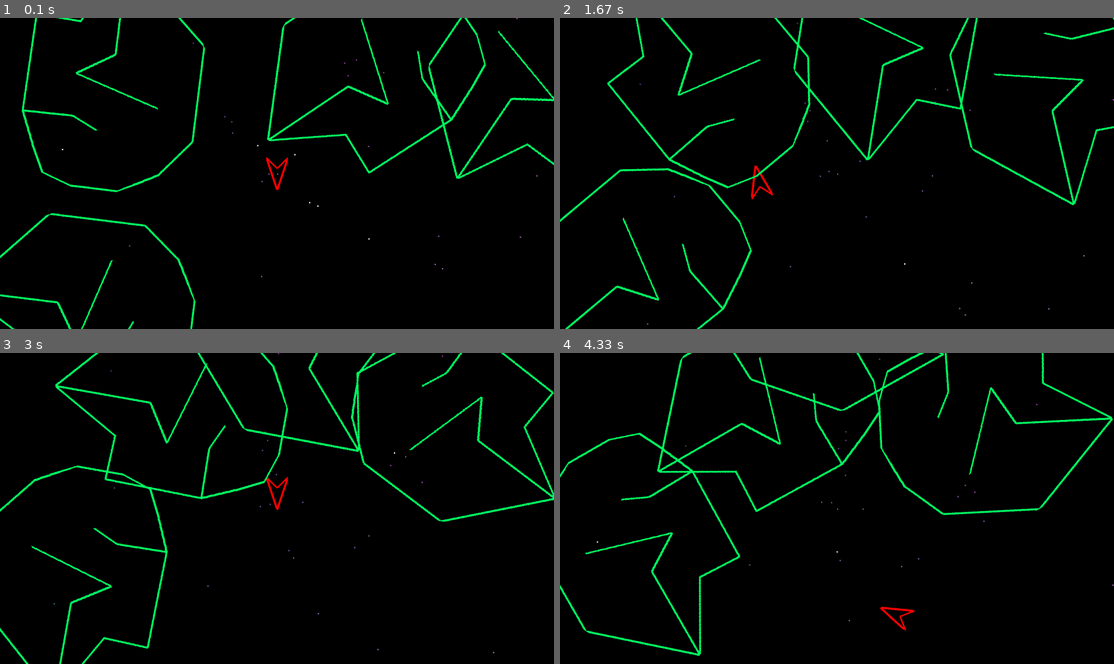
Above: before the commit, frames 1-4 (two rows, left to right).
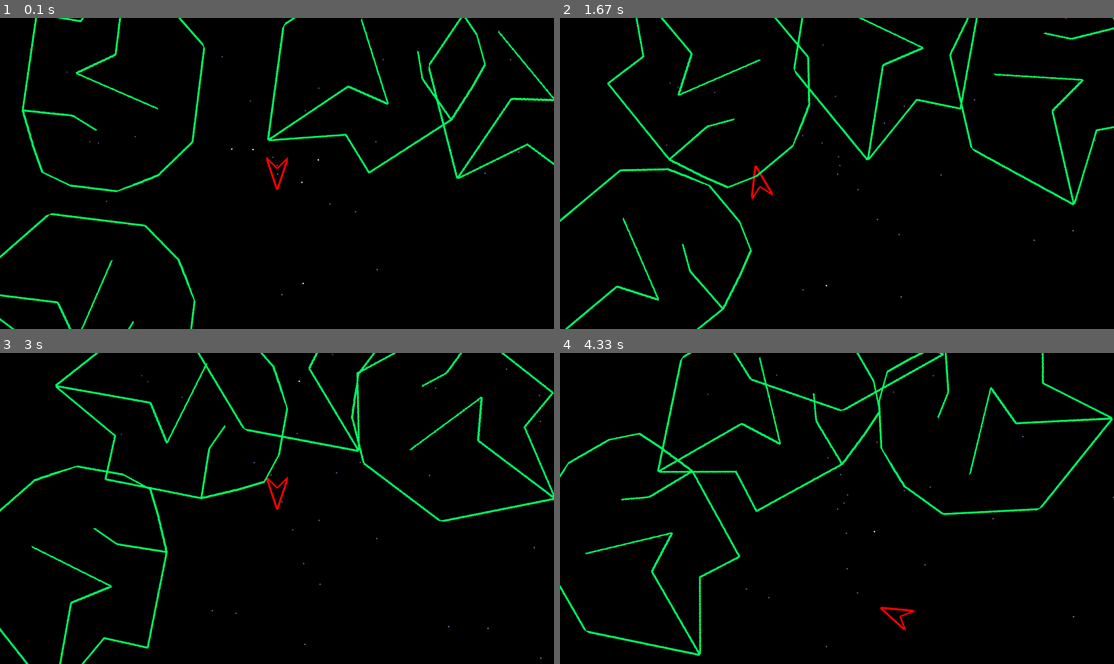
Above: after the commit, the same moments.

Repository: Diego-F-Lenis-c137/asteroids_learnigPygame
Game: pygame game, started from main.py
Two runs of this game, one before a commit and one after it. Both use one fixed random seed, a clock stepped at 60 frames per second and the inputs below.
Inputs:
- Up to frame 1 (0.1 s): no input
- Up to frame 2 (1.67 s): hold Right 0.33-0.8 s; hold Up 0.83-1.13 s; hold Right 1.17-1.63 s
- Up to frame 3 (3 s): hold Left 1.67-2.2 s; hold Down 2.23-2.53 s; hold Left 2.57-2.97 s
- Up to frame 4 (4.33 s): hold Up 3-3.37 s; hold Right 3.4-4.03 s; hold Down from 4.07 s (still down)

The runs differ from the first frame. In frame 1, less than 0.1% of the frame differs, in the area x 11-98%, y 0-90%; in frame 2, less than 0.1%; in frame 3, less than 0.1%, in the area x 9-98%, y 0-99%; in frame 4, less than 0.1%.

Commit message:
+gitignore & mod:background -> calculo (x,y,(rgb)) 🔄 imagen en cache

Diff:
--- a/backgrounderizer.py
+++ b/backgrounderizer.py
@@ -10,10 +10,13 @@
         self.h = resolution[1]
         self.center = (resolution[0]//2, resolution[1]//2)
         self.n = 50
+        self.frames_per_cycle = 1800  # Number of frames for complete 360° rotation (360° / 0.2°per frame)
+        self.current_frame = 0
 
         self.angle       = 0.0
         self.angular_vel = 0.2
         self.stars = self.design()
+        self.star_data = self.precalculate_star_data()
         self.surf = pygame.Surface((self.w, self.h))
         self.screen = screen
 
@@ -23,39 +26,83 @@
             ang = r.randint(0, 360)
             pos = ((20*x*(m.cos(ang))), (20*x*(m.sin(ang))))
             pos = (pos[0] + self.w//2, pos[1] + self.h//2)
-            # Precompute color
+            # Precompute initial color
             r_val = abs(int(pos[0]) // 10)
             g_val = abs(int(pos[1]) // 10)
             b_val = (r_val + g_val) // 2
             color = (r_val, g_val, b_val)
-            star = [pos, ang, x, color]
+            star = [pos, ang, x, color]  # [position, angle, radius_multiplier, color]
 
             stars.append(star)
         return stars
 
+    def precalculate_star_data(self):
+        """
+        Pre-calculate all star positions and colors for each frame in the cycle.
+        Returns a 2D array: [frame][star_index] = (x, y, color)
+        """
+        star_data = []
+
+        # Calculate positions and colors for each frame in the cycle
+        for frame in range(self.frames_per_cycle):
+            frame_data = []
+
+            # Calculate dt for this frame (assuming 60 FPS)
+            dt = frame / 60.0  # Time elapsed since start
+
+            for star in self.stars:
+                initial_angle = star[1]  # Initial angle
+                radius_mult = star[2]    # Radius multiplier
+
+                # Calculate angle for this frame
+                ang = (initial_angle + self.angular_vel * dt * 60) % 360  # *60 to convert dt back to frames
+
+                # Calculate position
+                pos_x = 20 * radius_mult * m.cos(m.radians(ang)) + self.w // 2
+                pos_y = 20 * radius_mult * m.sin(m.radians(ang)) + self.h // 2
+
+                # Calculate color based on position (same logic as original)
+                r_val = abs(int(pos_x) // 10) + 50
+                g_val = abs(int(pos_y) // 10) + 50
+                b_val = ((r_val + g_val) // 2) + 50
+
+                # Clamp values to 255
+                r_val = min(r_val, 255)
+                g_val = min(g_val, 255)
+                b_val = min(b_val, 255)
+
+                color = (r_val, g_val, b_val)
+
+                frame_data.append((pos_x, pos_y, color))
+
+            star_data.append(frame_data)
+
+        return star_data
+
     def update(self, dt: float):
+        """
+        Update star positions and colors using pre-calculated values.
+        """
         self.surf.fill((0, 0, 0))
-        for i in self.stars:
-            ang = (i[1] + self.angular_vel * dt) % 360
-            pos = ((20*i[2]*(m.cos(ang))), (20*i[2]*(m.sin(ang))))
-            pos = (pos[0] + self.w//2, pos[1] + self.h//2)
-            i[0] = pos
-            i[1] = ang
-            # Recalculate color based on new position
 
-            r_val = abs(int(pos[0]) // 10) + 50
-            g_val = abs(int(pos[1]) // 10) + 50
-            b_val = ((r_val + g_val) // 2) + 50
-            if r_val > 255: r_val = 255
-            if g_val > 255: g_val = 255
-            if b_val > 255: b_val = 255
-            i[3] = (r_val, g_val, b_val)
+        # Get data for current frame
+        current_frame_data = self.star_data[self.current_frame]
+
+        # Update star positions and colors from pre-calculated array
+        for i, star in enumerate(self.stars):
+            pos_x, pos_y, color = current_frame_data[i]
+            star[0] = (pos_x, pos_y)  # Update position
+            star[3] = color           # Update color
+
+        # Move to next frame in cycle
+        self.current_frame = (self.current_frame + 1) % self.frames_per_cycle
 
     def draw(self, dt: float):
         self.update(dt)
         for i in self.stars:
             x, y = int(i[0][0]), int(i[0][1])
             color = i[3] # index 3 for polar coordinates version
+            # Apply the same random color variation as original
             color = r.choices([color, (255, 255, 255), (0,0,0)], weights=[0.8, 0.1, 0.01], k=1)[0]
             pygame.draw.rect(self.surf, color, (x, y, 3, 3))
         self.screen.blit(self.surf, (0, 0, self.w, self.h))
Not shown, added: .gitignore
